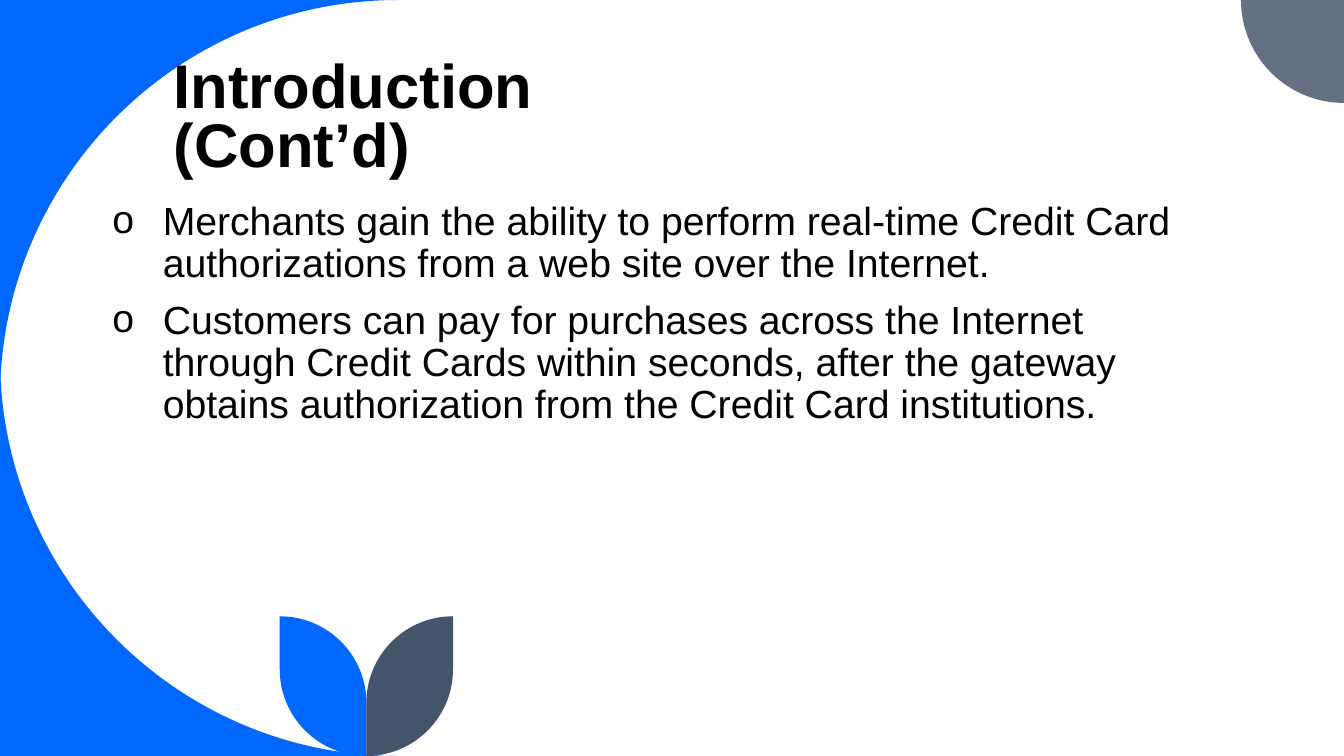
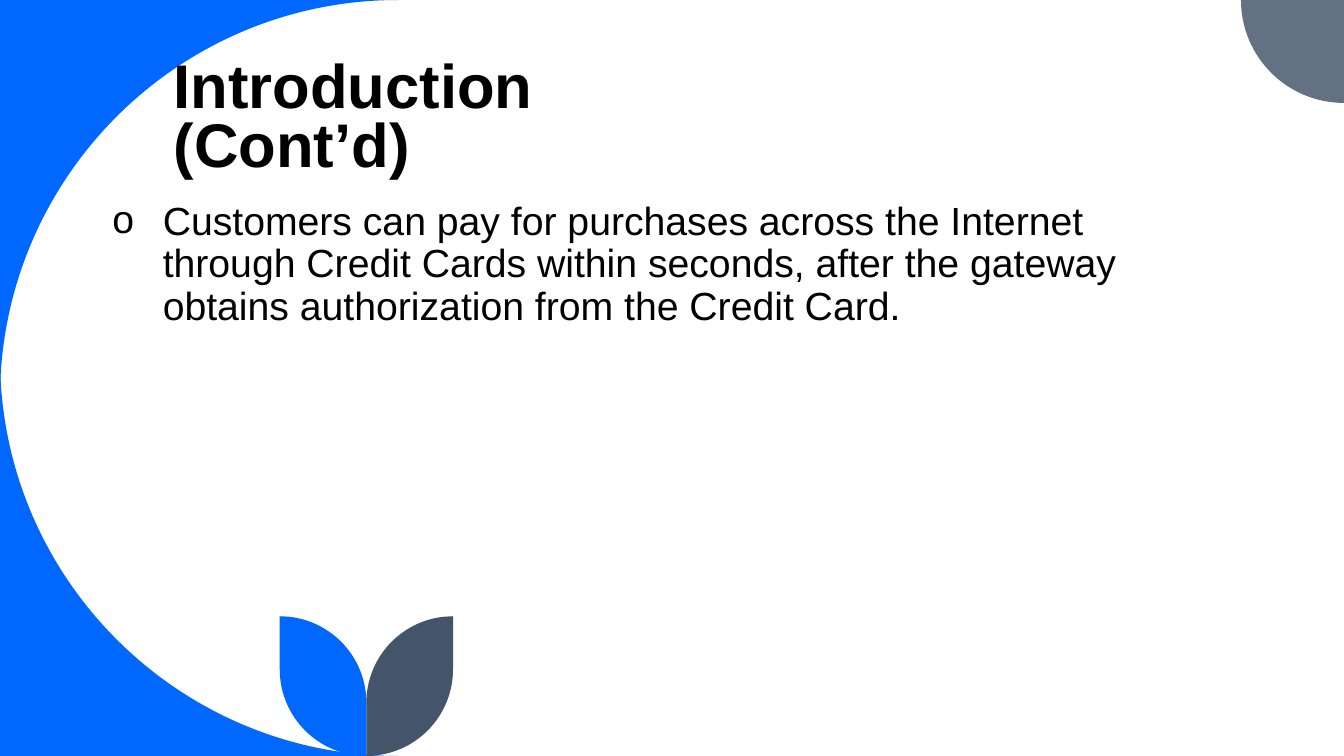
Before and after one commit to manishshrestha01/javalab, a slide deck: slide 5 of research.pptx. Drawn at 1344x756 pixels with LibreOffice and Linux fonts; fonts in the diff are those of the drawing. Boxes give left, top, right and bottom in pixels: in the first picture for what was removed or moved away, otherwise in the second. Text is boxed around its words. In the diff, an @@ line names an element or a change of style, - is before the commit and + after.

```diff
--- a/research.pptx
+++ b/research.pptx
@@ text at (163, 206, 1116, 321): text changed @@
-o Merchants gain the ability to perform real-time Credit Card authorizations from a web site over the Internet.
-o Customers can pay for purchases across the Internet through Credit Cards within seconds, after the gateway obtains authorization from the Credit Card institutions.
+o Customers can pay for purchases across the Internet through Credit Cards within seconds, after the gateway obtains authorization from the Credit Card.
```
Also in this commit, not shown: 6 other slides changed.
